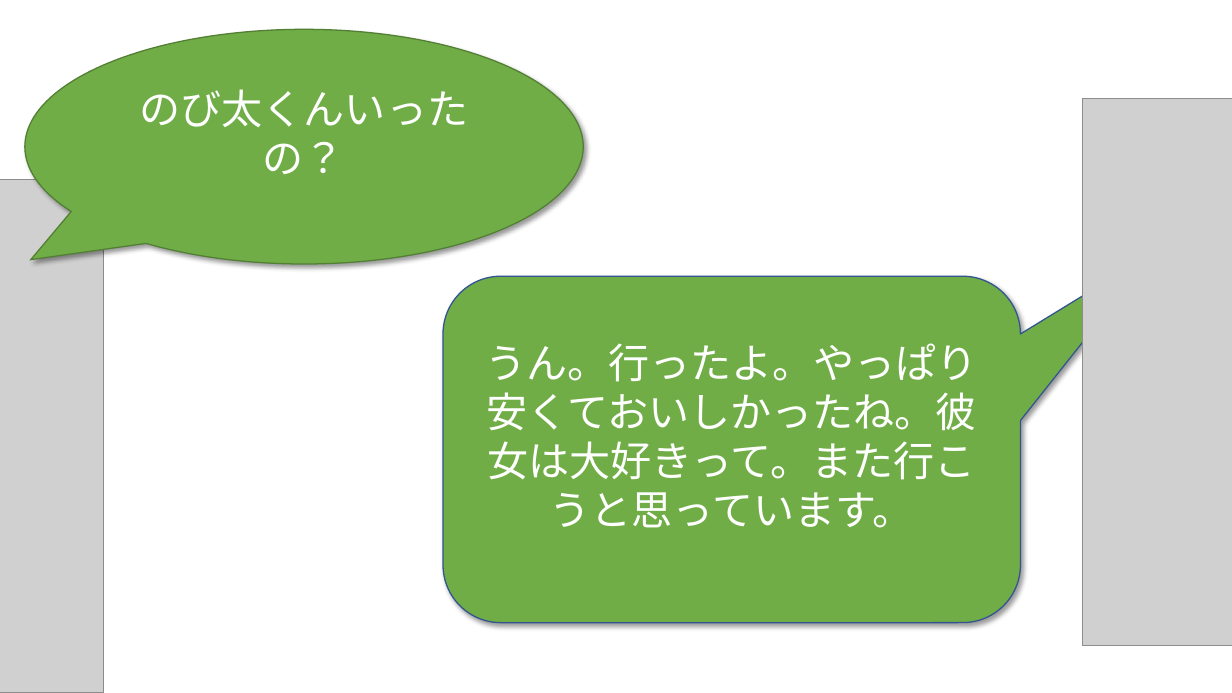
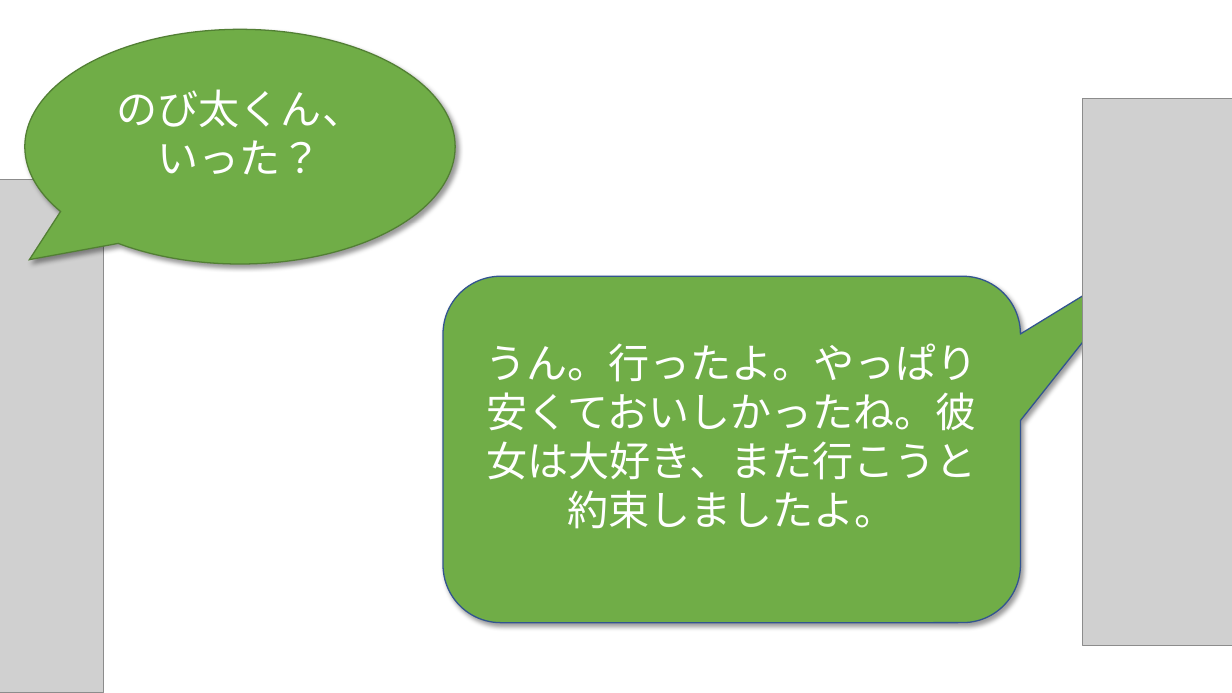
Before and after one commit to phuchung97/phuchung97.github.io, a slide deck: slide 6 of design/story.pptx. Drawn at 1232x693 pixels with LibreOffice and Linux fonts; fonts in the diff are those of the drawing; grey boxes stand for pictures; background and template pictures are left out. Boxes give left, top, right and bottom in pixels: in the first picture for what was removed or moved away, otherwise in the second. Text is boxed around its words. In the diff, an @@ line names an element or a change of style, - is before the commit and + after.

```diff
--- a/design/story.pptx
+++ b/design/story.pptx
@@ speech bubble "のび太くん、いった？": place and size @@
-speech bubble "のび太くん、いった？" at bbox=[25, 30, 583, 264]
+speech bubble "のび太くん、いった？" at bbox=[25, 30, 456, 264]
@@ text in speech bubble at bbox=[117, 89, 363, 175]: text changed @@
-のび太くんいったの？
+のび太くん、いった？
@@ text in rounded speech box at bbox=[485, 343, 978, 529]: text changed @@
-うん。行ったよ。やっぱり安くておいしかったね。彼女は大好きって。また行こうと思っています。
+うん。行ったよ。やっぱり安くておいしかったね。彼女は大好き、また行こうと約束しましたよ。
```
Also in this commit, not shown: 16 other slides changed, 24 other files.
